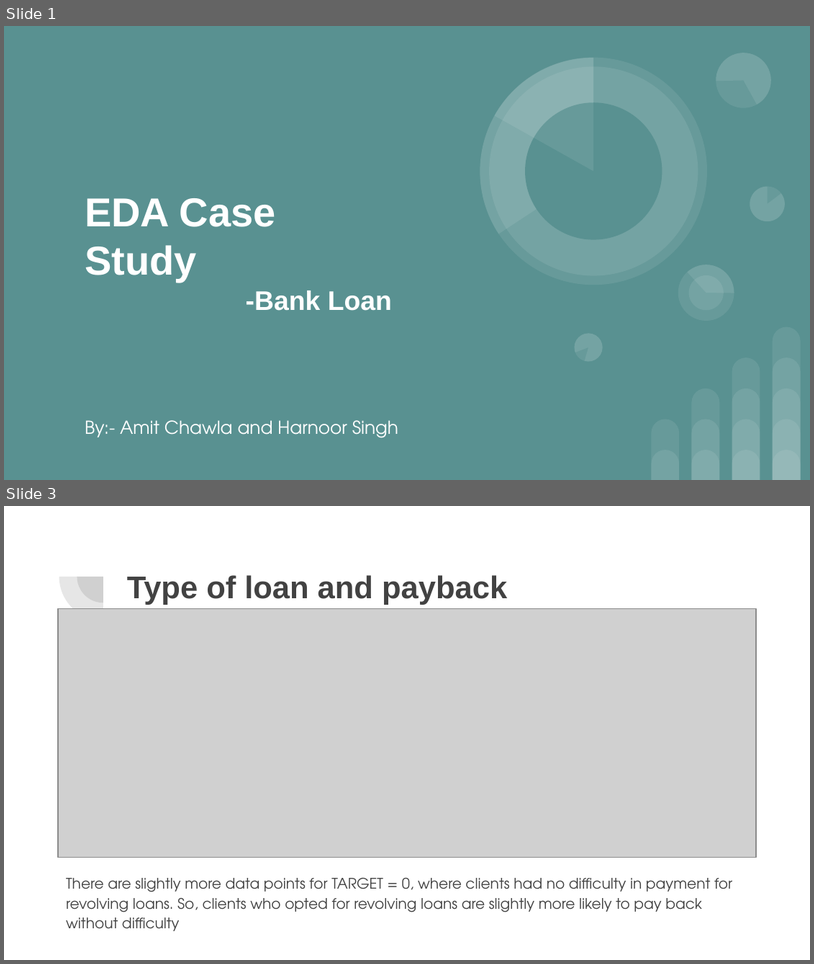
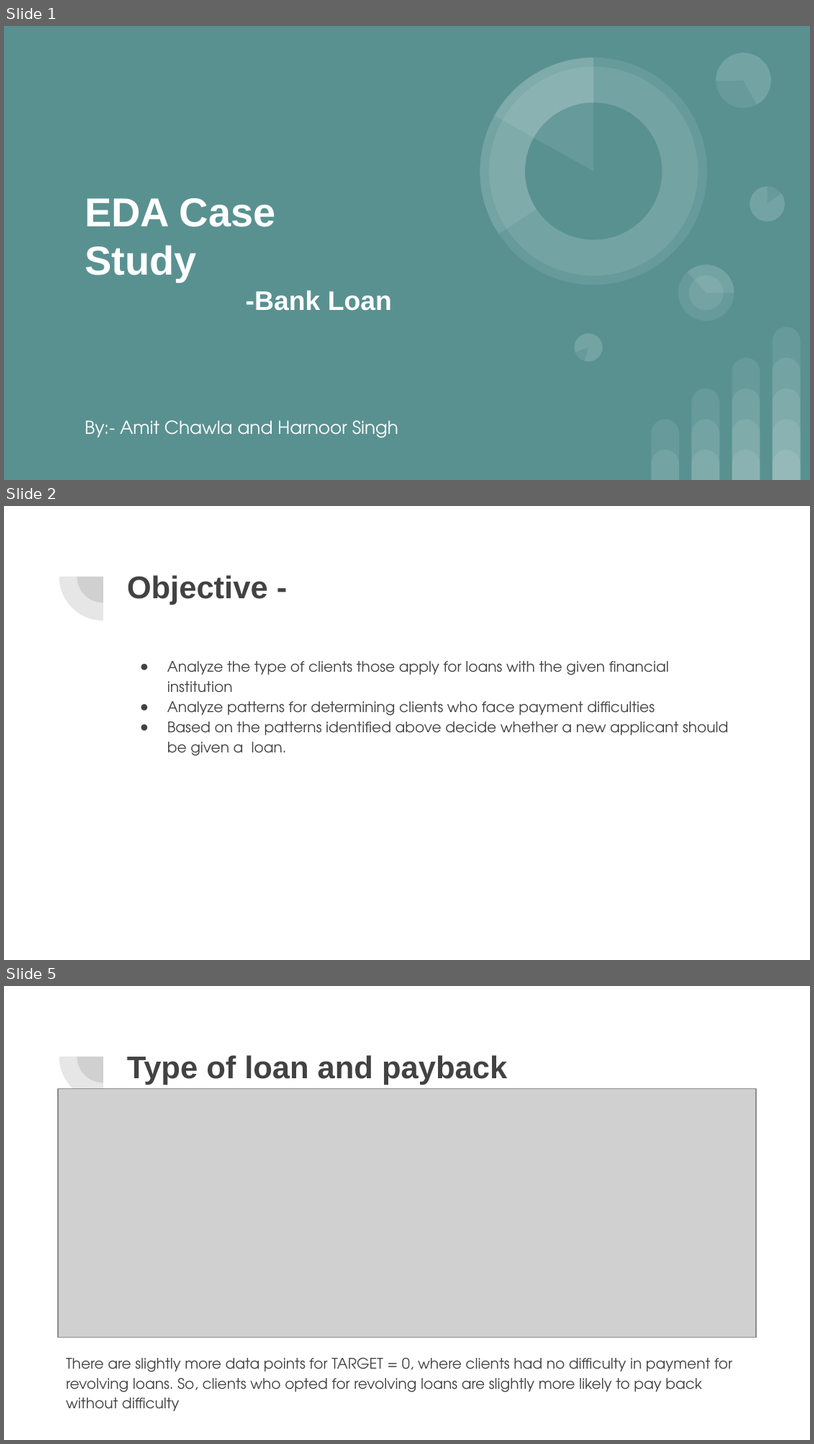
Before and after one commit to acamit/DataScience, a slide deck: Exploratory Data Analysis/Case Study/EDA Case Study -Bank Loan.pptx. Shown one above the other, each under a label of ours: slides 1 and 3 before the commit, slides 1, 2 and 5 after it; the slides between them are not shown. The pictures are 814x964 and 814x1444 pixels, drawn with LibreOffice and Linux fonts; fonts in the diff are those of the drawing; grey boxes stand for pictures. Boxes give left, top, right and bottom in pixels: in the first picture for what was removed or moved away, otherwise in the second. Text is boxed around its words. In the diff, an @@ line names an element or a change of style, - is before the commit and + after.

```diff
--- a/Exploratory Data Analysis/Case Study/EDA Case Study -Bank Loan.pptx
+++ b/Exploratory Data Analysis/Case Study/EDA Case Study -Bank Loan.pptx
@@ slide 2 added at bbox=[4, 506, 810, 960], background #FFFFFF; not listed: 2 template elements that a slide beside it also shows @@
@@ title added at bbox=[127, 575, 268, 605], 28 pt, text #424242, bold @@
+Objective -
@@ text added at bbox=[167, 661, 728, 756], 13 pt, text #424242 @@
+● Analyze the type of clients those apply for loans with the given financial institution
+● Analyze patterns for determining clients who face payment difficulties
+● Based on the patterns identified above decide whether a new applicant should be given a loan.
@@ what was slide 3 is now slide 5 @@
```
Also in this commit, not shown: 5 slides changed, 3 other slides added, 3 slides removed, 1 other file.
